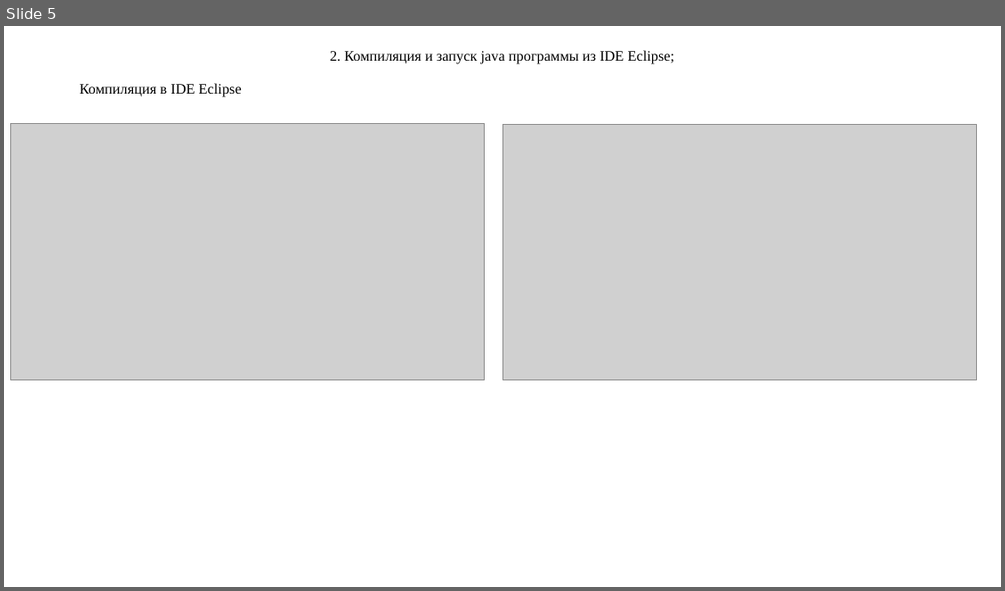
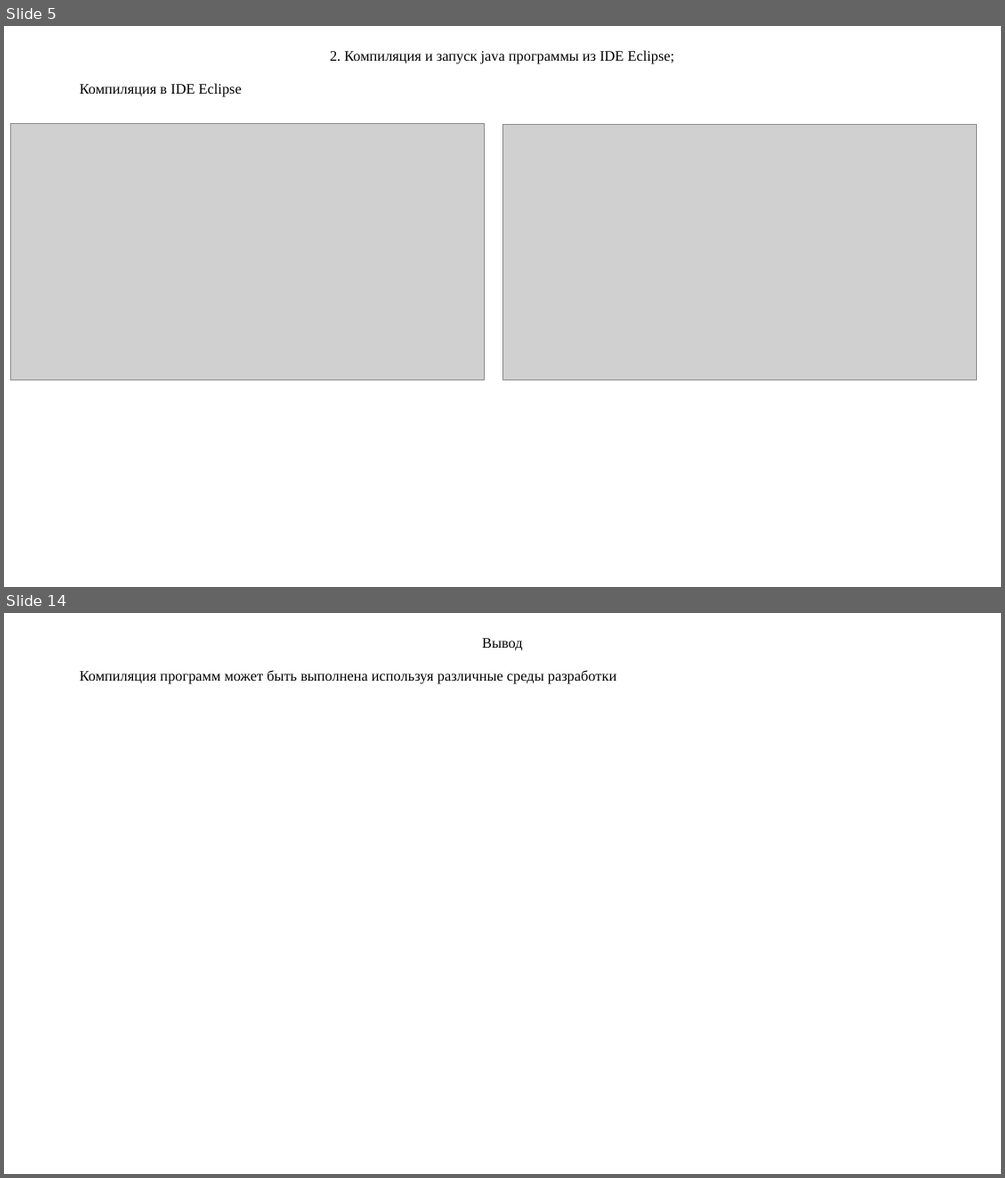
Before and after one commit to Vladnwx/Learn2023-2024, a slide deck: src/lr2/РИЗ-130916у Савельев В.Н. Отчет о выполнении ЛР2.pptx. Shown one above the other, each under a label of ours: slide 5 before the commit, slides 5 and 14 after it; the slides between them are not shown. The pictures are 1005x591 and 1005x1178 pixels, drawn with LibreOffice and Linux fonts; fonts in the diff are those of the drawing; grey boxes stand for pictures. Boxes give left, top, right and bottom in pixels: in the first picture for what was removed or moved away, otherwise in the second. Text is boxed around its words. In the diff, an @@ line names an element or a change of style, - is before the commit and + after.

```diff
--- a/src/lr2/РИЗ-130916у Савельев В.Н. Отчет о выполнении ЛР2.pptx
+++ b/src/lr2/РИЗ-130916у Савельев В.Н. Отчет о выполнении ЛР2.pptx
@@ slide 14 added at (4,613,1001,1174), background #FFFFFF @@
@@ title added at (482,638,523,650), 14 pt, text #000000 @@
+Вывод
@@ text added at (80,670,616,684), 14 pt, text #000000 @@
+Компиляция программ может быть выполнена используя различные среды разработки
```
Also in this commit, not shown: 7 slides changed, 1 other slide added, 1 slide removed, 1 other file.
